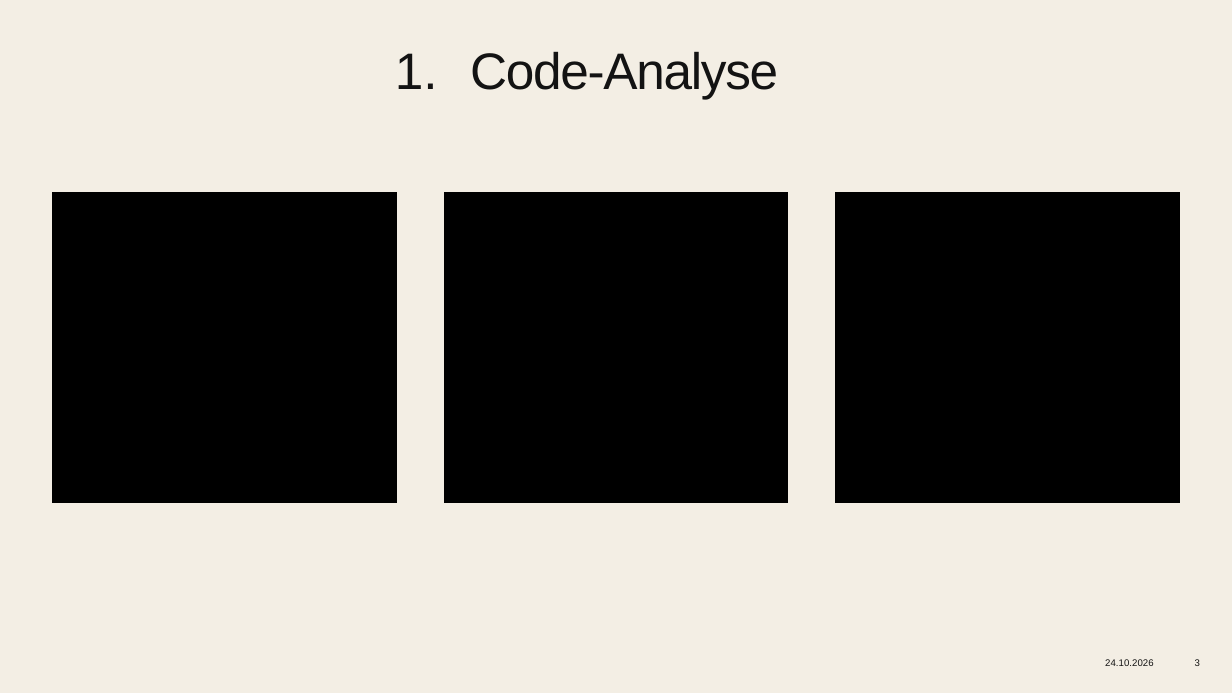
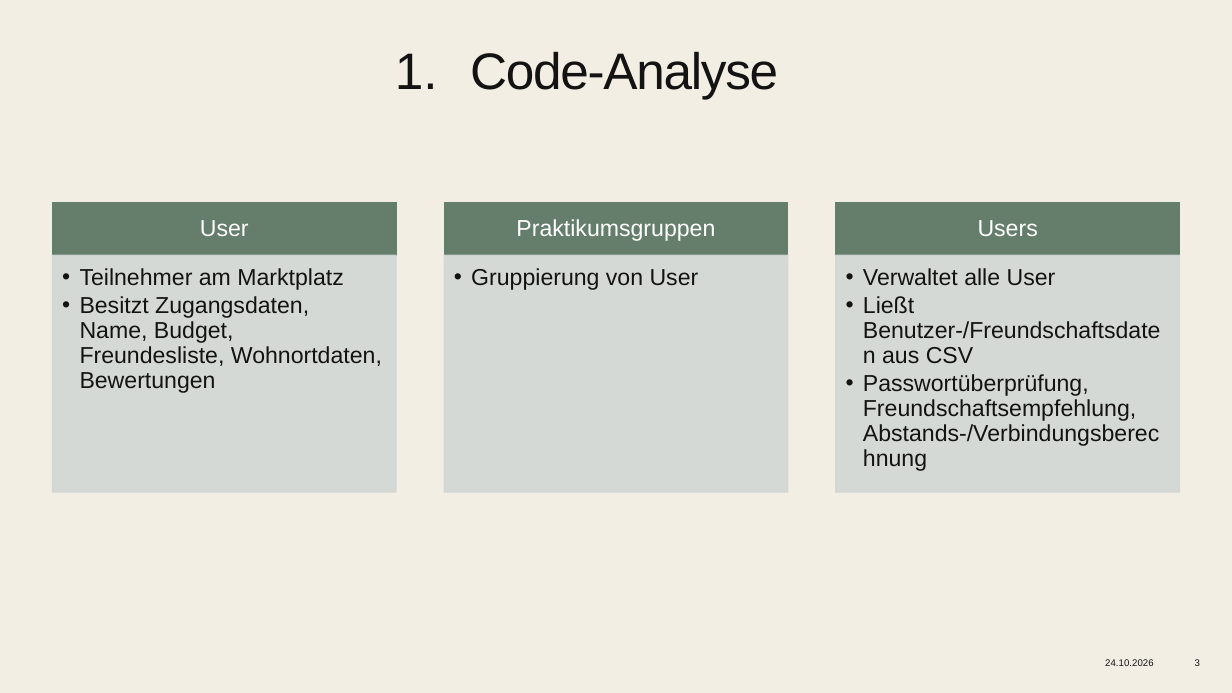
Before and after one commit to CallMeMosaic/AlgoMarkplatz, a slide deck: slide 3 of ALG Team 04 - Teilaufgabe1.pptx. Drawn at 1232x693 pixels with LibreOffice and Linux fonts; fonts in the diff are those of the drawing. Boxes give left, top, right and bottom in pixels: in the first picture for what was removed or moved away, otherwise in the second. Text is boxed around its words. In the diff, an @@ line names an element or a change of style, - is before the commit and + after.

```diff
--- a/ALG Team 04 - Teilaufgabe1.pptx
+++ b/ALG Team 04 - Teilaufgabe1.pptx
@@ 3 rectangles: place and size @@
-3 rectangles at box(53, 193, 1180, 249)
+3 rectangles at box(53, 203, 1180, 256)
@@ fill #000000 to #647E6B; outline #000000 1 pt to #647E6B 1 pt in 3 elements at box(53, 203, 396, 256), box(445, 203, 788, 256), box(836, 203, 1180, 256) @@
@@ rectangle: place and size @@
-rectangle at box(53, 248, 396, 502)
+rectangle at box(53, 255, 396, 492)
@@ rectangle: place and size @@
-rectangle at box(445, 248, 788, 502)
+rectangle at box(445, 255, 788, 492)
@@ fill #000000 to #D3D8D4 at 90% opacity; outline #000000 1 pt to #D3D8D4 1 pt in 3 elements at box(53, 255, 396, 492), box(445, 255, 788, 492), box(836, 255, 1180, 492) @@
@@ rectangle: place and size @@
-rectangle at box(836, 248, 1180, 502)
+rectangle at box(836, 255, 1180, 492)
@@ group added at box(80, 219, 1161, 446): 6 texts @@
+User
+  • Teilnehmer am Marktplatz
+  • Besitzt Zugangsdaten, Name, Budget, Freundesliste, Wohnortdaten, Bewertungen
+Praktikumsgruppen
+  • Gruppierung von User
+Users
+  • Verwaltet alle User
+  • Ließt Benutzer-/Freundschaftsdaten aus CSV
+  • Passwortüberprüfung, Freundschaftsempfehlung, Abstands-/Verbindungsberechnung
```
Also in this commit, not shown: 3 other slides changed.
